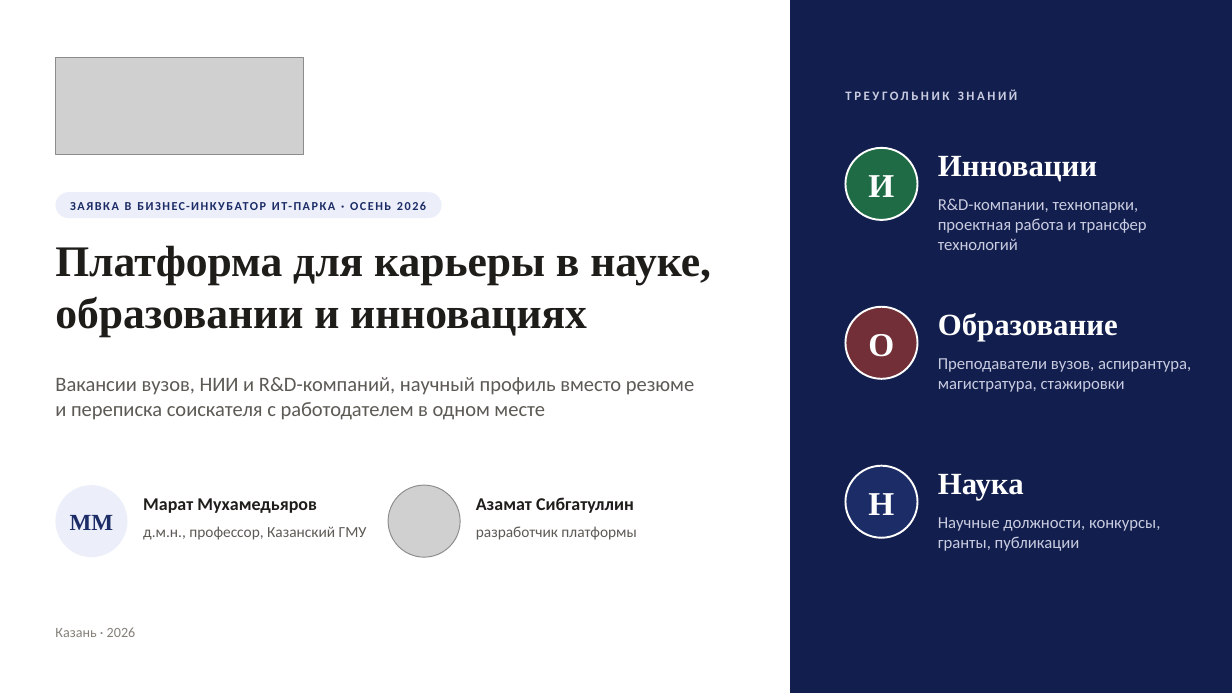
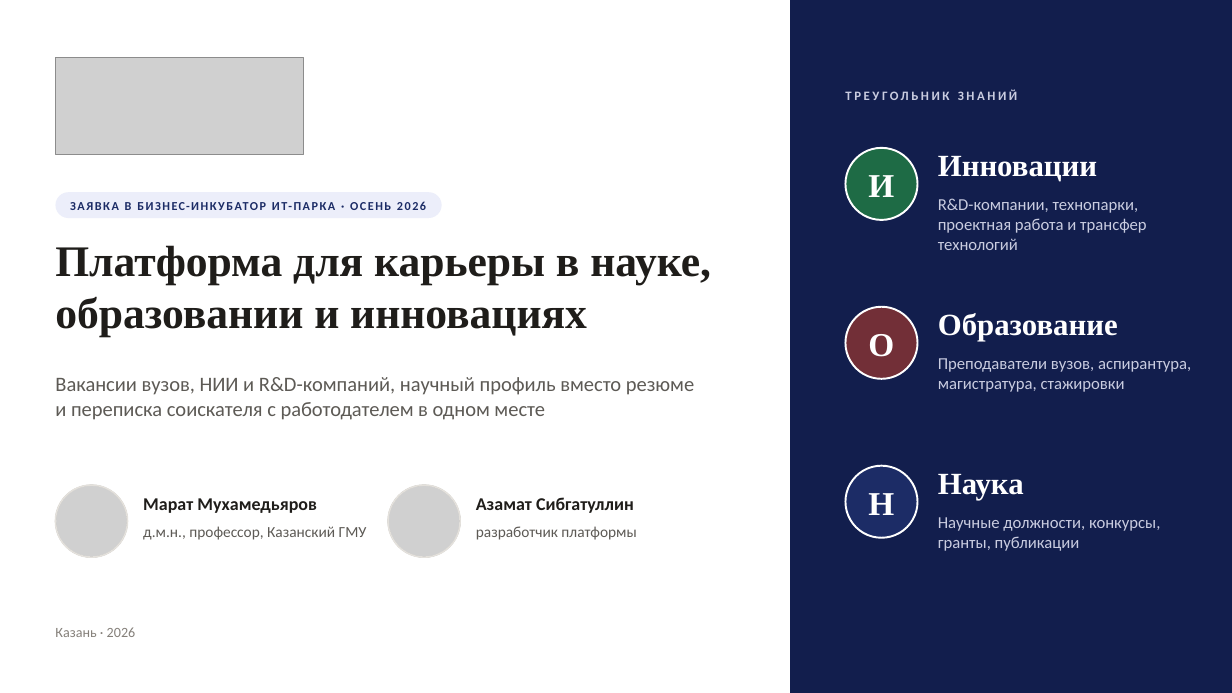
Before and after one commit to Azimat000/SciBox, a slide deck: slide 1 of deliverables/pitch/ION-ITpark-2026.pptx. Drawn at 1232x693 pixels with LibreOffice and Linux fonts; fonts in the diff are those of the drawing; grey boxes stand for pictures. Boxes give left, top, right and bottom in pixels: in the first picture for what was removed or moved away, otherwise in the second. Text is boxed around its words. In the diff, an @@ line names an element or a change of style, - is before the commit and + after.

```diff
--- a/deliverables/pitch/ION-ITpark-2026.pptx
+++ b/deliverables/pitch/ION-ITpark-2026.pptx
@@ ellipse at (x1=55, y1=485, x2=128, y2=557): fill #ECEEFA to none; outline none to #E4E1DC 1.25 pt @@
@@ picture added at (x1=55, y1=485, x2=128, y2=557) @@
@@ ellipse added at (x1=388, y1=485, x2=460, y2=557), outline #E4E1DC 1.25 pt @@
@@ text removed at (x1=70, y1=515, x2=114, y2=530) @@
-ММ
```
Also in this commit, not shown: 1 other slide changed, 7 other files.
